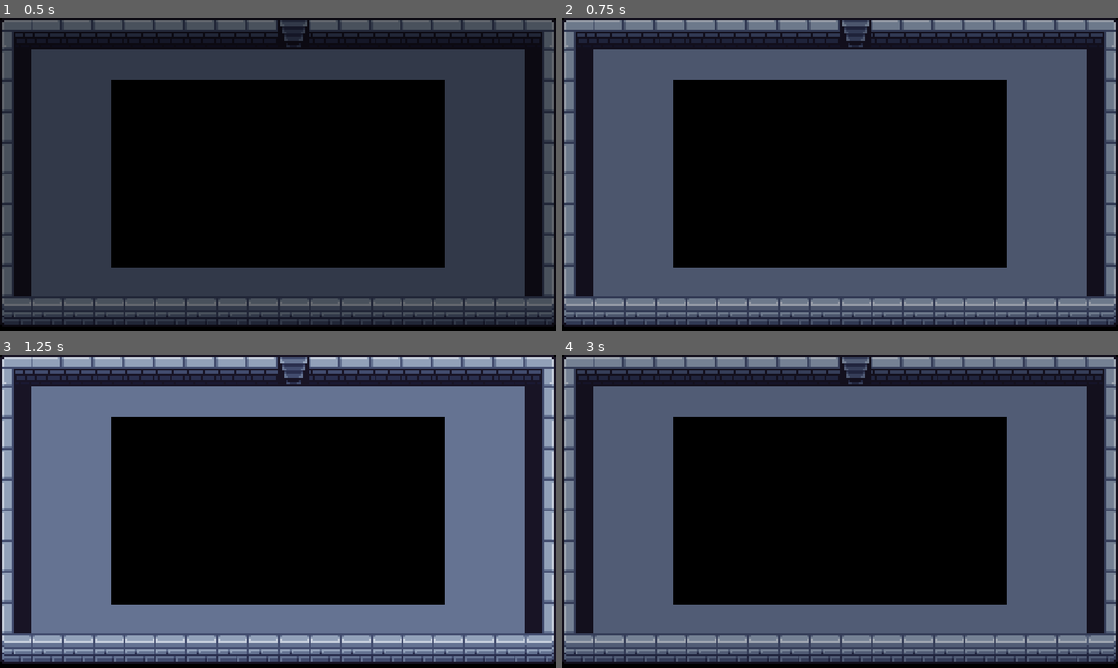
Above: before the commit, frames 1-4 (two rows, left to right).
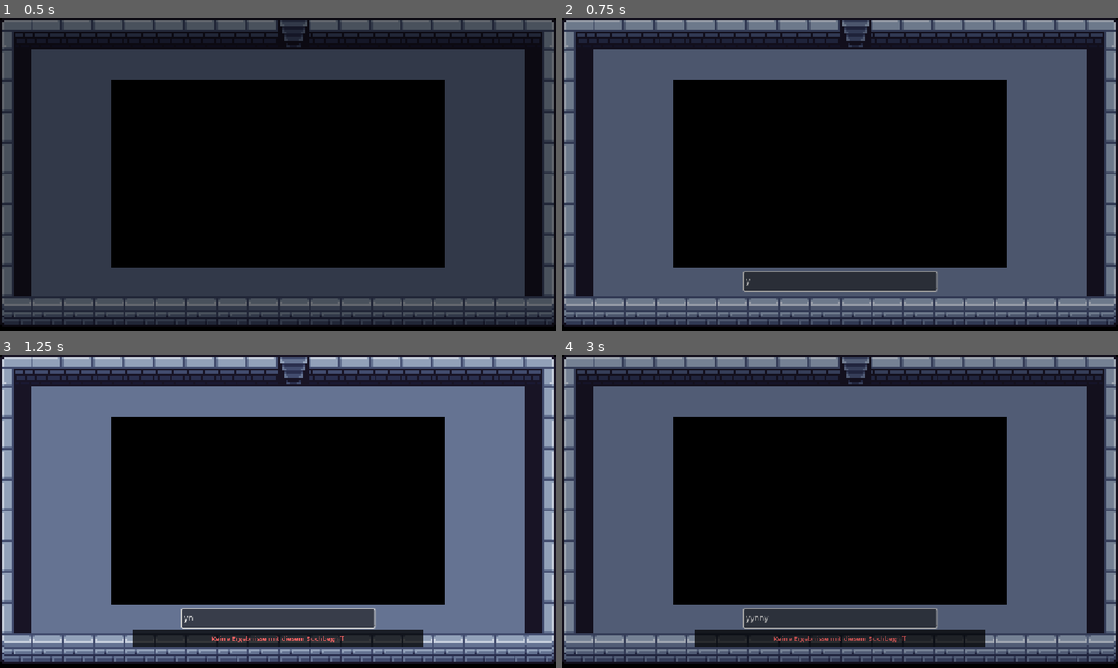
Above: after the commit, the same moments.

Repository: bnjmntmm/play_dungeon_crawler
Game: Godot game, scene res://scenes/gallery/gallery.tscn
Same seed, same stepped clock (60 frames per second), same inputs: the game is played once before the commit and once after it. This scene is started directly instead of the project's main scene. The engine's default icon, where the game draws it, is replaced by a stand-in: a white triangle on a blue panel in a dark square.
Inputs (mouse positions are in pixels of both pictures, inside the frame that each line leads up to):
- Up to frame 1 (0.5 s): no input
- Up to frame 2 (0.75 s): tap Enter (ui_accept) at 0.5 s; move the mouse to (962, 158) at 0.52 s; hold Right (ui_right) from 0.53 s (still down); tap Y at 0.6 s; click (962, 158) at 0.67 s
- Up to frame 3 (1.25 s): keep holding Right (ui_right); tap Enter (ui_accept) at 0.77 s; tap N at 0.8 s
- Up to frame 4 (3 s): tap Enter (ui_accept) at 1.25, 1.52, 2, 2.75 s; move the mouse to (728, 527) at 1.27 s; release Right (ui_right) at 1.28 s; hold Left (ui_left) 1.28-2.03 s; tap N at 1.35 s; tap Keypad Enter at 1.55, 2.1 s; move the mouse to (895, 442) at 2.02 s; hold Right (ui_right) 2.03-2.78 s; tap Y at 2.3, 2.85 s; move the mouse to (812, 574) at 2.77 s; hold Up (ui_up) from 2.78 s (still down); click (812, 574) at 2.92 s

Frame 1 is identical in both runs. In frame 2, 2.3% of the frame differs, in the area x 32-68%, y 80-88%; in frame 3, 5.2%, in the area x 23-77%, y 80-94%; in frame 4, 5.2%.

Commit message:
Added gallery search

Diff:
--- a/scenes/gallery/gallery.tscn
+++ b/scenes/gallery/gallery.tscn
@@ -4,6 +4,7 @@
 [ext_resource type="Script" uid="uid://dpe8ten1b60js" path="res://scenes/gallery/gallery.gd" id="1_xl3bd"]
 [ext_resource type="PackedScene" uid="uid://bibqh5ftmac50" path="res://scenes/level_gen/dynamic_level.tscn" id="2_6ursi"]
 [ext_resource type="PackedScene" uid="uid://b5d5wutgrruw2" path="res://scenes/ui/scene_fader/scene_fader.tscn" id="3_5jo7c"]
+[ext_resource type="PackedScene" uid="uid://cjirrmnant0ty" path="res://scenes/ui/gallery_searcher/gallery_searcher.tscn" id="5_67yfb"]
 
 [node name="Gallery" type="Node2D" unique_id=2038479238]
 script = ExtResource("1_xl3bd")
@@ -28,5 +29,7 @@
 
 [node name="CanvasLayer" type="CanvasLayer" parent="." unique_id=1727913442]
 
+[node name="GallerySearcher" parent="CanvasLayer" unique_id=2104103872 instance=ExtResource("5_67yfb")]
+
 [node name="SceneFader" parent="CanvasLayer" unique_id=511355906 instance=ExtResource("3_5jo7c")]
 use_game_manager_callbacks = false
--- /dev/null
+++ b/scenes/ui/gallery_searcher/gallery_searcher.gd
@@ -0,0 +1,146 @@
+extends Control
+
+@export var toggle_key: Key = KEY_ENTER
+@export var display_name_property: StringName = &"display_name"
+@export var partial_match: bool = true
+
+const COLOR_ERROR := Color(1.0, 0.4, 0.4)
+const COLOR_PROMPT := Color.WHITE
+
+@onready var text_edit: TextEdit = $TextEdit
+@onready var error_type: Label = $ColorRect/MarginContainer/ErrorType
+@onready var color_rect: ColorRect = $ColorRect
+
+var _pending_index: int = -1
+var _awaiting_confirm: bool = false
+
+
+func _ready() -> void:
+	visible = false
+	error_type.visible = false
+	text_edit.gui_input.connect(_on_text_edit_gui_input)
+
+
+func _unhandled_input(event: InputEvent) -> void:
+	if event is InputEventKey and event.pressed and not event.echo:
+		if event.keycode == toggle_key:
+			if visible:
+				close_search()
+			else:
+				open_search()
+			get_viewport().set_input_as_handled()
+		elif event.keycode == KEY_ESCAPE and visible:
+			close_search()
+			get_viewport().set_input_as_handled()
+
+
+func open_search() -> void:
+	visible = true
+	_reset_state()
+	text_edit.text = ""
+	text_edit.call_deferred("grab_focus")
+
+
+func close_search() -> void:
+	_reset_state()
+	visible = false
+	text_edit.release_focus()
+
+
+func _reset_state() -> void:
+	_pending_index = -1
+	_awaiting_confirm = false
+	_hide_error()
+
+
+func _on_text_edit_gui_input(event: InputEvent) -> void:
+	if not (event is InputEventKey and event.pressed):
+		return
+
+	# While the save question is showing, only y / n count; everything else is swallowed.
+	if _awaiting_confirm:
+		text_edit.accept_event()
+		if event.echo:
+			return
+		match event.keycode:
+			KEY_Y:
+				_confirm_save()
+			KEY_N:
+				_cancel_save()
+		return
+
+	# TextEdit is multiline, so swallow Enter and use it to submit instead.
+	if event.keycode == KEY_ENTER or event.keycode == KEY_KP_ENTER:
+		text_edit.accept_event()
+		_submit(text_edit.text.strip_edges())
+
+
+func _submit(query: String) -> void:
+	if query.is_empty():
+		return
+
+	var matches: Array[int] = _search(query)
+
+	if matches.size() == 1:
+		_pending_index = matches[0]
+		var config: LevelConfig = GameManager.all_level_configs[_pending_index]
+		_awaiting_confirm = true
+		_show_message(
+			"Level \"%s\" gefunden. Ergebnis speichern? (y/n)" % str(config.display_name),
+			COLOR_PROMPT
+		)
+		GameManager.gallery_search(_pending_index)
+	elif matches.size() > 1:
+		var msg := "Mehrere Level mit diesem Suchbegriff gefunden! Bitte den Begriff anpassen."
+		_show_message(msg, COLOR_ERROR)
+		push_warning(msg)
+	else:
+		_show_message("Keine Ergebnisse mit diesem Suchbegriff", COLOR_ERROR)
+
+
+func _confirm_save() -> void:
+	var config: LevelConfig = GameManager.all_level_configs[_pending_index]
+	GameManager.scripted_level_config = config
+	close_search()
+
+
+func _cancel_save() -> void:
+	_pending_index = -1
+	_awaiting_confirm = false
+	_hide_error()
+	text_edit.text = ""
+	close_search()
+
+
+func _show_message(msg: String, color: Color) -> void:
+	error_type.add_theme_color_override("font_color", color)
+	error_type.text = msg
+	color_rect.visible = true
+	error_type.visible = true
+
+
+func _hide_error() -> void:
+	color_rect.visible = false
+	error_type.visible = false
+
+
+func _search(query: String) -> Array[int]:
+	var q := query.to_lower()
+	var exact: Array[int] = []
+	var partial: Array[int] = []
+
+	var configs := GameManager.all_level_configs
+	for i in configs.size():
+		var config: LevelConfig = configs[i]
+		if config == null:
+			continue
+		var name_str := str(config.display_name).to_lower()
+		if name_str == q:
+			exact.append(i)
+		elif partial_match and name_str.contains(q):
+			partial.append(i)
+
+	# An exact match wins over partial ones.
+	if exact.size() > 0:
+		return exact
+	return partial
--- /dev/null
+++ b/scenes/ui/gallery_searcher/gallery_searcher.tscn
@@ -0,0 +1,52 @@
+[gd_scene format=3 uid="uid://cjirrmnant0ty"]
+
+[ext_resource type="Script" uid="uid://6uuy2koro742" path="res://scenes/ui/gallery_searcher/gallery_searcher.gd" id="1_dpma0"]
+
+[node name="GallerySearcher" type="Control" unique_id=2104103872]
+layout_mode = 3
+anchors_preset = 15
+anchor_right = 1.0
+anchor_bottom = 1.0
+grow_horizontal = 2
+grow_vertical = 2
+script = ExtResource("1_dpma0")
+
+[node name="TextEdit" type="TextEdit" parent="." unique_id=1186151798]
+layout_mode = 0
+offset_left = 376.5
+offset_top = 526.0
+offset_right = 775.5
+offset_bottom = 565.0
+text = "LevelSSLSLSLSLSLSLSLSLS"
+
+[node name="ColorRect" type="ColorRect" parent="." unique_id=1164073911]
+layout_mode = 1
+anchors_preset = 7
+anchor_left = 0.5
+anchor_top = 1.0
+anchor_right = 0.5
+anchor_bottom = 1.0
+offset_left = -300.0
+offset_top = -78.40503
+offset_right = 300.0
+offset_bottom = -43.745056
+grow_horizontal = 2
+grow_vertical = 0
+color = Color(0, 0, 0, 0.7411765)
+
+[node name="MarginContainer" type="MarginContainer" parent="ColorRect" unique_id=335811537]
+layout_mode = 1
+anchors_preset = 15
+anchor_right = 1.0
+anchor_bottom = 1.0
+grow_horizontal = 2
+grow_vertical = 2
+
+[node name="ErrorType" type="Label" parent="ColorRect/MarginContainer" unique_id=1279539694]
+layout_mode = 2
+theme_override_colors/font_color = Color(0.99999994, 0.22220251, 0.23155007, 1)
+theme_override_font_sizes/font_size = 14
+text = "Mehrere Level mit diesem Suchbegriff gefunden! Bitte den Begriff anpassen."
+horizontal_alignment = 1
+vertical_alignment = 1
+autowrap_mode = 3
Not shown, added: scenes/ui/gallery_searcher/gallery_searcher.gd.uid
